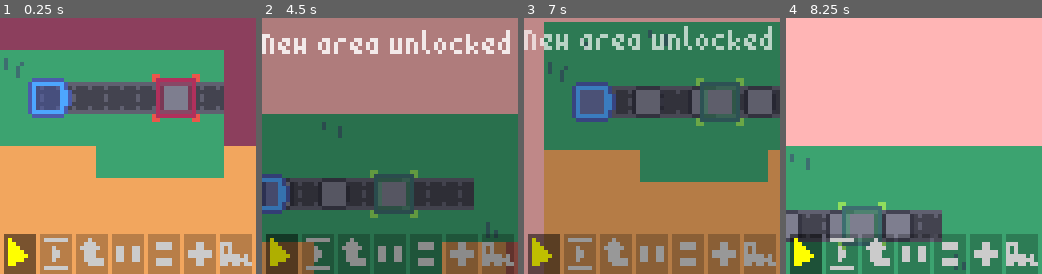
Above: before the commit, frames 1-4 (left to right).
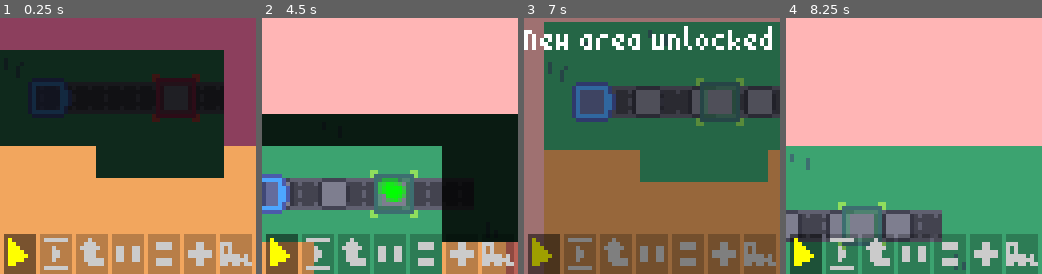
Above: after the commit, the same moments.

Repository: gheja/boxez
Game: Godot game, scene res://scenes/main_screen.tscn
Same seed, same stepped clock (60 frames per second), same inputs: the game is played once before the commit and once after it.
Inputs (mouse positions are in pixels of both pictures, inside the frame that each line leads up to):
- Up to frame 1 (0.25 s): no input
- Up to frame 2 (4.5 s): tap Enter at 0.5 s; move the mouse to (446, 133) at 0.52 s; hold Right (ui_right) 0.53-1.25 s; click (446, 133) at 0.67 s; click (282, 253) at 1.25 s; move the mouse to (338, 158) at 2.02 s; hold Down (ui_down) 2.03-2.78 s; move the mouse to (415, 89) at 2.77 s; hold Right (ui_right) 2.78-3.53 s; move the mouse to (377, 197) at 3.52 s; hold Up (ui_up) 3.53-4.28 s; click (377, 197) at 3.67 s; move the mouse to (466, 184) at 4.27 s; hold Left (ui_left) from 4.28 s (still down)
- Up to frame 3 (7 s): move the mouse to (575, 107) at 5.02 s; move the mouse to (664, 146) at 5.77 s; release Left (ui_left) at 5.78 s; hold Down (ui_down) 5.78-6.53 s; click (664, 146) at 5.92 s; move the mouse to (613, 82) at 6.52 s; hold Right (ui_right) from 6.53 s (still down)
- Up to frame 4 (8.25 s): move the mouse to (970, 133) at 7.27 s; release Right (ui_right) at 7.28 s; hold Up (ui_up) 7.28-8.03 s; move the mouse to (862, 158) at 8.02 s; hold Right (ui_right) from 8.03 s (still down); click (862, 158) at 8.17 s

The runs differ from the first frame. In frame 1, 39% of the frame differs, in the area x 0-88%, y 12-63%; in frame 2, 100%, in the area x 0-100%, y 0-100%; in frame 3, 41%; in frame 4, nothing differs.

Commit message:
Added some effects

Diff:
--- a/src/scenes/building_goal.gd
+++ b/src/scenes/building_goal.gd
@@ -25,6 +25,11 @@
 		assert(false)
 		return
 
+	if not completed:
+		var effect = load("res://scenes/effects/effect_goal_ok.tscn").instantiate()
+		effect.global_position = self.global_position
+		self.add_sibling(effect)
+
 	if completed:
 		return
 
--- /dev/null
+++ b/src/scenes/effects/effect_area_reveal.tscn
@@ -0,0 +1,104 @@
+[gd_scene load_steps=4 format=3 uid="uid://dw4aup14mw1hp"]
+
+[sub_resource type="Animation" id="Animation_plccd"]
+resource_name = "default"
+tracks/0/type = "method"
+tracks/0/imported = false
+tracks/0/enabled = true
+tracks/0/path = NodePath(".")
+tracks/0/interp = 1
+tracks/0/loop_wrap = true
+tracks/0/keys = {
+"times": PackedFloat32Array(1),
+"transitions": PackedFloat32Array(1),
+"values": [{
+"args": [],
+"method": &"queue_free"
+}]
+}
+tracks/1/type = "value"
+tracks/1/imported = false
+tracks/1/enabled = false
+tracks/1/path = NodePath("ColorRect:scale")
+tracks/1/interp = 2
+tracks/1/loop_wrap = true
+tracks/1/keys = {
+"times": PackedFloat32Array(0, 1),
+"transitions": PackedFloat32Array(1, 1),
+"update": 0,
+"values": [Vector2(1, 1), Vector2(0, 0)]
+}
+tracks/2/type = "value"
+tracks/2/imported = false
+tracks/2/enabled = true
+tracks/2/path = NodePath("ColorRect:modulate")
+tracks/2/interp = 1
+tracks/2/loop_wrap = true
+tracks/2/keys = {
+"times": PackedFloat32Array(0, 1),
+"transitions": PackedFloat32Array(1, 1),
+"update": 0,
+"values": [Color(1, 1, 1, 1), Color(1, 1, 1, 0)]
+}
+
+[sub_resource type="Animation" id="Animation_5tud7"]
+resource_name = "idle"
+tracks/0/type = "method"
+tracks/0/imported = false
+tracks/0/enabled = true
+tracks/0/path = NodePath(".")
+tracks/0/interp = 1
+tracks/0/loop_wrap = true
+tracks/0/keys = {
+"times": PackedFloat32Array(1),
+"transitions": PackedFloat32Array(1),
+"values": [{
+"args": [],
+"method": &"queue_free"
+}]
+}
+tracks/1/type = "value"
+tracks/1/imported = false
+tracks/1/enabled = true
+tracks/1/path = NodePath("ColorRect:scale")
+tracks/1/interp = 1
+tracks/1/loop_wrap = true
+tracks/1/keys = {
+"times": PackedFloat32Array(0),
+"transitions": PackedFloat32Array(1),
+"update": 0,
+"values": [Vector2(1, 1)]
+}
+tracks/2/type = "value"
+tracks/2/imported = false
+tracks/2/enabled = true
+tracks/2/path = NodePath("ColorRect:modulate")
+tracks/2/interp = 1
+tracks/2/loop_wrap = true
+tracks/2/keys = {
+"times": PackedFloat32Array(0),
+"transitions": PackedFloat32Array(1),
+"update": 0,
+"values": [Color(1, 1, 1, 1)]
+}
+
+[sub_resource type="AnimationLibrary" id="AnimationLibrary_hgok3"]
+_data = {
+"default": SubResource("Animation_plccd"),
+"idle": SubResource("Animation_5tud7")
+}
+
+[node name="EffectAreaReveal" type="Node2D"]
+
+[node name="AnimationPlayer" type="AnimationPlayer" parent="."]
+libraries = {
+"": SubResource("AnimationLibrary_hgok3")
+}
+autoplay = "default"
+
+[node name="ColorRect" type="ColorRect" parent="."]
+offset_left = -4.0
+offset_top = -4.0
+offset_right = 4.0
+offset_bottom = 4.0
+color = Color(0, 0, 0, 1)
--- /dev/null
+++ b/src/scenes/effects/effect_goal_ok.tscn
@@ -0,0 +1,119 @@
+[gd_scene load_steps=6 format=3 uid="uid://rbwqj8urpsdu"]
+
+[sub_resource type="Curve" id="Curve_727oj"]
+_data = [Vector2(0, 0), 0.0, 0.0, 0, 0, Vector2(0.377644, 1), 0.0, 0.0, 0, 0, Vector2(1, 0), 0.0, 0.0, 0, 0]
+point_count = 3
+
+[sub_resource type="Gradient" id="Gradient_m71ai"]
+colors = PackedColorArray(0, 1, 0, 1, 1, 1, 1, 0)
+
+[sub_resource type="Animation" id="Animation_plccd"]
+resource_name = "default"
+tracks/0/type = "method"
+tracks/0/imported = false
+tracks/0/enabled = true
+tracks/0/path = NodePath(".")
+tracks/0/interp = 1
+tracks/0/loop_wrap = true
+tracks/0/keys = {
+"times": PackedFloat32Array(1),
+"transitions": PackedFloat32Array(1),
+"values": [{
+"args": [],
+"method": &"queue_free"
+}]
+}
+tracks/1/type = "value"
+tracks/1/imported = false
+tracks/1/enabled = true
+tracks/1/path = NodePath("CPUParticles2D:one_shot")
+tracks/1/interp = 1
+tracks/1/loop_wrap = true
+tracks/1/keys = {
+"times": PackedFloat32Array(0),
+"transitions": PackedFloat32Array(1),
+"update": 1,
+"values": [true]
+}
+tracks/2/type = "value"
+tracks/2/imported = false
+tracks/2/enabled = true
+tracks/2/path = NodePath("CPUParticles2D:emitting")
+tracks/2/interp = 1
+tracks/2/loop_wrap = true
+tracks/2/keys = {
+"times": PackedFloat32Array(0),
+"transitions": PackedFloat32Array(1),
+"update": 1,
+"values": [true]
+}
+
+[sub_resource type="Animation" id="Animation_5tud7"]
+resource_name = "idle"
+tracks/0/type = "method"
+tracks/0/imported = false
+tracks/0/enabled = true
+tracks/0/path = NodePath(".")
+tracks/0/interp = 1
+tracks/0/loop_wrap = true
+tracks/0/keys = {
+"times": PackedFloat32Array(1),
+"transitions": PackedFloat32Array(1),
+"values": [{
+"args": [],
+"method": &"queue_free"
+}]
+}
+tracks/1/type = "value"
+tracks/1/imported = false
+tracks/1/enabled = true
+tracks/1/path = NodePath("CPUParticles2D:one_shot")
+tracks/1/interp = 1
+tracks/1/loop_wrap = true
+tracks/1/keys = {
+"times": PackedFloat32Array(0),
+"transitions": PackedFloat32Array(1),
+"update": 1,
+"values": [false]
+}
+tracks/2/type = "value"
+tracks/2/imported = false
+tracks/2/enabled = true
+tracks/2/path = NodePath("CPUParticles2D:emitting")
+tracks/2/interp = 1
+tracks/2/loop_wrap = true
+tracks/2/keys = {
+"times": PackedFloat32Array(0),
+"transitions": PackedFloat32Array(1),
+"update": 1,
+"values": [true]
+}
+
+[sub_resource type="AnimationLibrary" id="AnimationLibrary_hgok3"]
+_data = {
+"default": SubResource("Animation_plccd"),
+"idle": SubResource("Animation_5tud7")
+}
+
+[node name="EffectGoalOk" type="Node2D"]
+
+[node name="CPUParticles2D" type="CPUParticles2D" parent="."]
+amount = 30
+lifetime = 0.75
+explosiveness = 0.83
+spread = 180.0
+gravity = Vector2(0, -30)
+initial_velocity_min = 2.0
+initial_velocity_max = 16.0
+linear_accel_max = 6.0
+scale_amount_min = 3.0
+scale_amount_max = 6.0
+scale_amount_curve = SubResource("Curve_727oj")
+color = Color(0, 1, 0, 0.529412)
+color_ramp = SubResource("Gradient_m71ai")
+
+[node name="AnimationPlayer" type="AnimationPlayer" parent="."]
+libraries = {
+"": SubResource("AnimationLibrary_hgok3")
+}
+autoplay = "default"
--- a/src/scenes/level_common.gd
+++ b/src/scenes/level_common.gd
@@ -6,11 +6,20 @@
 var belt_count = 0
 
 func unlock_level(n: int):
+	var effect_scene = load("res://scenes/effects/effect_area_reveal.tscn")
+	var effect
+	var pos
+
 	for cell_coord in level_lock_tilemap.get_used_cells(0):
 		var cell = level_lock_tilemap.get_cell_tile_data(0, cell_coord)
 
 		if cell.get_custom_data("t_level") == n:
+			pos = Vector2(cell_coord.x * 8 + 4, cell_coord.y * 8 + 4)
 			level_lock_tilemap.set_cell(0, cell_coord, -1)
+
+			effect = effect_scene.instantiate()
+			effect.global_position = pos
+			self.add_sibling.call_deferred(effect)
 
 func is_cell_locked(cell_coord: Vector2i):
 	# the cell is only filled when it is locked
@@ -175,6 +184,9 @@
 func on_goal_completed(level_index: int):
 	remove_unlocked_objects(level_index)
 	unlock_level(level_index)
+
+	await get_tree().create_timer(0.75).timeout
+
 	Lib.get_first_group_member("main_overlays").pop_up_message("[center]New area unlocked[/center]")
 
 func on_active_tool_changed(name: String):
